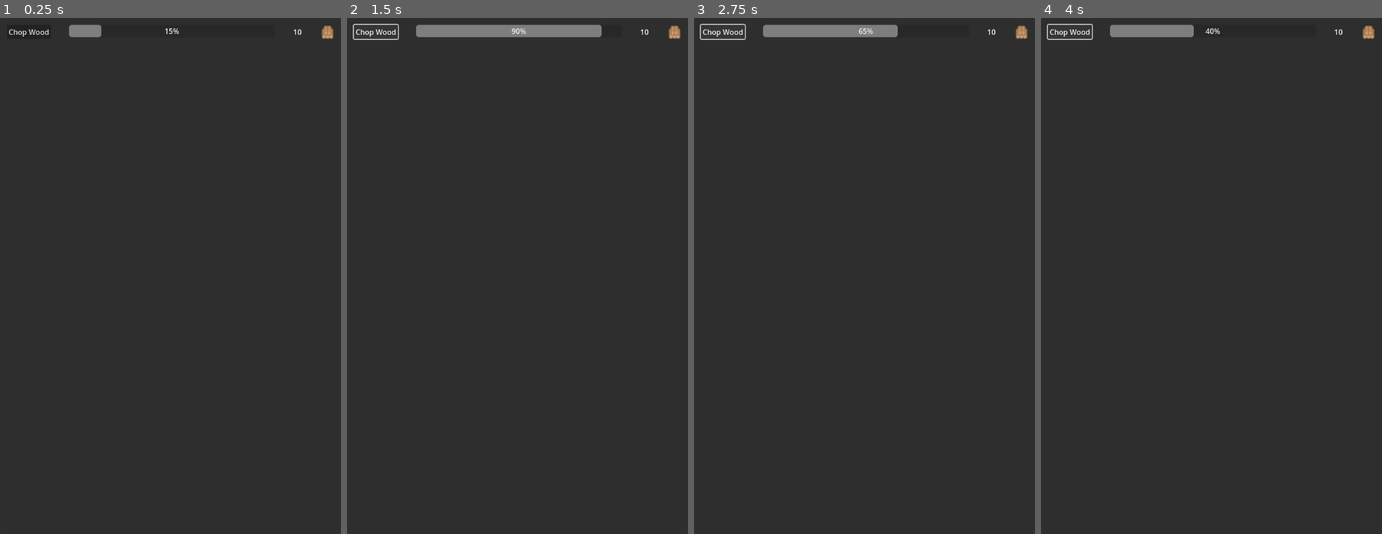
Above: before the commit, frames 1-4 (left to right).
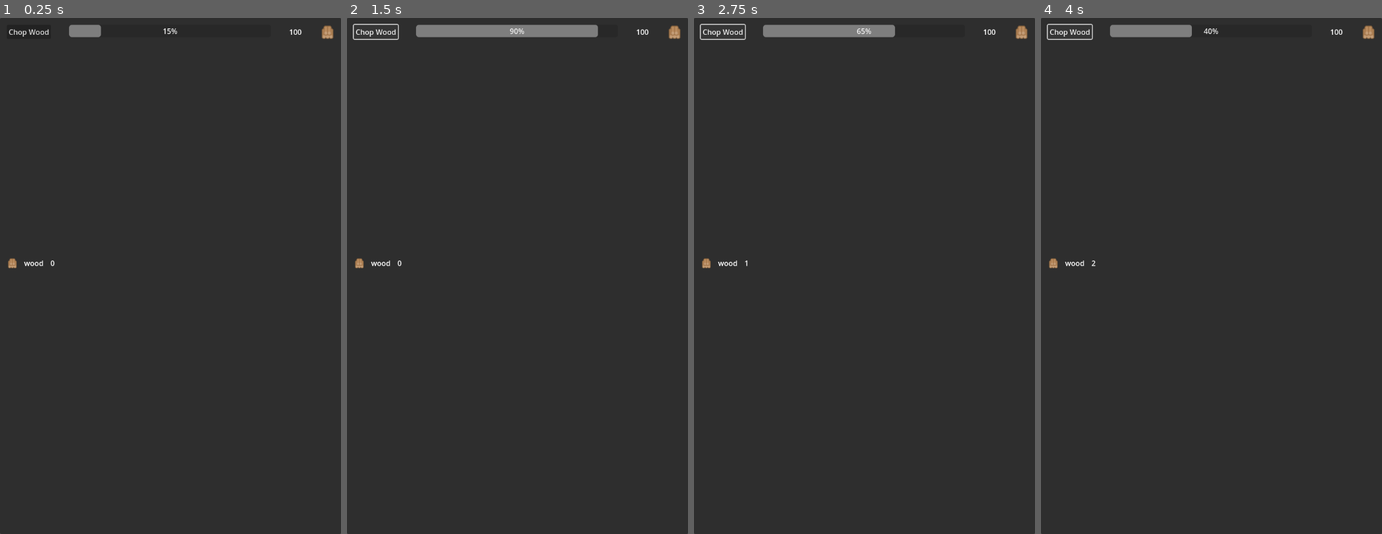
Above: after the commit, the same moments.

Repository: cosmic-canopy-studio/rimidle
Game: Godot game, scene res://main.tscn
The game is run twice, just before and just after one commit, with the same random seed, the same clock (stepped at 60 frames per second) and the same inputs.
Inputs:
- Up to frame 1 (0.25 s): no input
- Up to frame 2 (1.5 s): click "Chop Wood" at 0.5 s; click "Chop Wood" at 1.25 s
- Up to frame 3 (2.75 s): click "Chop Wood" at 2 s
- Up to frame 4 (4 s): no input

The runs differ from the first frame. In frame 1, 0.2% of the frame differs, in the area x 2-88%, y 1-49%; in frame 2, 0.2%; in frame 3, 0.2%; in frame 4, 0.2%.

Commit message:
add inventory mechanic

Diff:
--- /dev/null
+++ b/data/item_resource.gd
@@ -0,0 +1,6 @@
+extends Resource
+class_name ItemResource
+
+@export var name: String
+@export var type: String
+@export var icon: Texture
--- /dev/null
+++ b/data/wood.tres
@@ -0,0 +1,10 @@
+[gd_resource type="Resource" script_class="ItemResource" load_steps=3 format=3 uid="uid://bfm88cy12sv61"]
+
+[ext_resource type="Texture2D" uid="uid://cyeja8e127578" path="res://assets/textures/wood.atlastex" id="1_5fdlv"]
+[ext_resource type="Script" path="res://data/item_resource.gd" id="1_ltbgm"]
+
+[resource]
+script = ExtResource("1_ltbgm")
+name = "wood"
+type = "raw_material"
+icon = ExtResource("1_5fdlv")
--- a/gui.gd
+++ b/gui.gd
@@ -1 +1,11 @@
 extends Control
+
+@onready var items = {
+	"wood": $MainArea/VSplitContainer/Item
+}
+
+func _ready():
+	pass
+
+func _on_action_action_completed(result):
+	items[result.name].add_amount(1)
--- a/product.gd
+++ b/gui/action.gd
@@ -1,23 +1,26 @@
 extends HBoxContainer
 
-signal action_completed
+signal action_completed(result: ItemResource)
 
 @export var gain_rate: float = 1
 @export var effort_amount: float = 100
+@export var result: ItemResource
 
 @onready var action_button := %Action
 @onready var action_progress := %ActionProgress
-@onready var current_amount := %CurrentAmount
+@onready var effort := %Effort
 @onready var product_icon := %Icon
 
 func _ready():
 	action_progress.max_value = effort_amount
+	product_icon.texture = result.icon
+	effort.text = str(effort_amount)
 
 func _process(delta):
 	var gain = gain_rate * delta
 	var new_amount = action_progress.value + gain_rate
 	if new_amount > effort_amount:
-		action_completed.emit()
+		action_completed.emit(result)
 		var remainder = fmod(new_amount, effort_amount)
 		action_progress.value = remainder
 		return
--- /dev/null
+++ b/gui/action.tscn
@@ -0,0 +1,33 @@
+[gd_scene load_steps=4 format=3 uid="uid://b05oycgxm5mip"]
+
+[ext_resource type="Script" path="res://gui/action.gd" id="1_wcw27"]
+[ext_resource type="Resource" uid="uid://bfm88cy12sv61" path="res://data/wood.tres" id="2_xkon1"]
+[ext_resource type="Texture2D" uid="uid://cyeja8e127578" path="res://assets/textures/wood.atlastex" id="3_pqje2"]
+
+[node name="Action" type="HBoxContainer"]
+size_flags_vertical = 0
+theme_override_constants/separation = 40
+script = ExtResource("1_wcw27")
+result = ExtResource("2_xkon1")
+
+[node name="Action" type="Button" parent="."]
+unique_name_in_owner = true
+layout_mode = 2
+text = "Chop Wood"
+
+[node name="ActionProgress" type="ProgressBar" parent="."]
+unique_name_in_owner = true
+layout_mode = 2
+size_flags_horizontal = 3
+max_value = 10.0
+
+[node name="Effort" type="Label" parent="."]
+unique_name_in_owner = true
+layout_mode = 2
+text = "10"
+
+[node name="Icon" type="TextureRect" parent="."]
+unique_name_in_owner = true
+layout_mode = 2
+texture = ExtResource("3_pqje2")
+expand_mode = 3
--- /dev/null
+++ b/gui/item.gd
@@ -0,0 +1,25 @@
+extends HBoxContainer
+
+@export var item_resource: ItemResource
+@export var starting_amount: int
+
+var item_type: String
+var item_amount: set = _set_item_amount
+
+@onready var item_icon := %Icon
+@onready var item_name := %Name
+@onready var item_amount_label := %Amount
+
+func _ready():
+	item_icon.texture = item_resource.icon
+	item_name.text = item_resource.name
+	item_type = item_resource.type
+	item_amount = starting_amount
+
+func _set_item_amount(amount: int):
+	item_amount = amount
+	item_amount_label.text = str(amount)
+
+
+func add_amount(amount: int):
+	item_amount += amount
--- a/main.tscn
+++ b/main.tscn
@@ -1,12 +1,10 @@
-[gd_scene load_steps=5 format=3 uid="uid://dpuv8unj2x2fb"]
+[gd_scene load_steps=6 format=3 uid="uid://dpuv8unj2x2fb"]
 
 [ext_resource type="Script" path="res://gui.gd" id="1_p0h4x"]
-[ext_resource type="Texture2D" uid="uid://yvi3xqcv1hcu" path="res://assets/spritesheets/roguelike_base.png" id="2_rpd8h"]
-[ext_resource type="Script" path="res://product.gd" id="2_ymve0"]
-
-[sub_resource type="AtlasTexture" id="AtlasTexture_u3gec"]
-atlas = ExtResource("2_rpd8h")
-region = Rect2(901, 374, 16, 16)
+[ext_resource type="PackedScene" uid="uid://b05oycgxm5mip" path="res://gui/action.tscn" id="2_aq56a"]
+[ext_resource type="Texture2D" uid="uid://cyeja8e127578" path="res://assets/textures/wood.atlastex" id="3_8osvf"]
+[ext_resource type="Script" path="res://gui/item.gd" id="3_58t64"]
+[ext_resource type="Resource" uid="uid://bfm88cy12sv61" path="res://data/wood.tres" id="3_g6fwf"]
 
 [node name="Main" type="Node"]
 
@@ -39,30 +37,35 @@
 theme_override_constants/margin_right = 15
 theme_override_constants/margin_bottom = 15
 
-[node name="Action" type="HBoxContainer" parent="GUI/MainArea"]
+[node name="VSplitContainer" type="VSplitContainer" parent="GUI/MainArea"]
 layout_mode = 2
+split_offset = 500
+
+[node name="Action" parent="GUI/MainArea/VSplitContainer" instance=ExtResource("2_aq56a")]
+layout_mode = 2
+
+[node name="Item" type="HBoxContainer" parent="GUI/MainArea/VSplitContainer"]
+layout_mode = 2
+size_flags_horizontal = 0
 size_flags_vertical = 0
-theme_override_constants/separation = 40
-script = ExtResource("2_ymve0")
+theme_override_constants/separation = 15
+script = ExtResource("3_58t64")
+item_resource = ExtResource("3_g6fwf")
 
-[node name="Action" type="Button" parent="GUI/MainArea/Action"]
+[node name="Icon" type="TextureRect" parent="GUI/MainArea/VSplitContainer/Item"]
 unique_name_in_owner = true
 layout_mode = 2
-text = "Chop Wood"
+texture = ExtResource("3_8osvf")
+expand_mode = 3
 
-[node name="ActionProgress" type="ProgressBar" parent="GUI/MainArea/Action"]
+[node name="Name" type="Label" parent="GUI/MainArea/VSplitContainer/Item"]
 unique_name_in_owner = true
 layout_mode = 2
-size_flags_horizontal = 3
-max_value = 10.0
+text = "Wood"
 
-[node name="CurrentAmount" type="Label" parent="GUI/MainArea/Action"]
+[node name="Amount" type="Label" parent="GUI/MainArea/VSplitContainer/Item"]
 unique_name_in_owner = true
 layout_mode = 2
 text = "10"
 
-[node name="Icon" type="TextureRect" parent="GUI/MainArea/Action"]
-unique_name_in_owner = true
-layout_mode = 2
-texture = SubResource("AtlasTexture_u3gec")
-expand_mode = 3
+[connection signal="action_completed" from="GUI/MainArea/VSplitContainer/Action" to="GUI" method="_on_action_action_completed"]
--- a/project.godot
+++ b/project.godot
@@ -10,7 +10,7 @@
 
 [application]
 
-config/name="ClickerIdle"
+config/name="RimIdle"
 run/main_scene="res://main.tscn"
 config/features=PackedStringArray("4.1", "GL Compatibility")
 config/icon="res://icon.svg"
Binary file added: assets/textures/wood.atlastex
